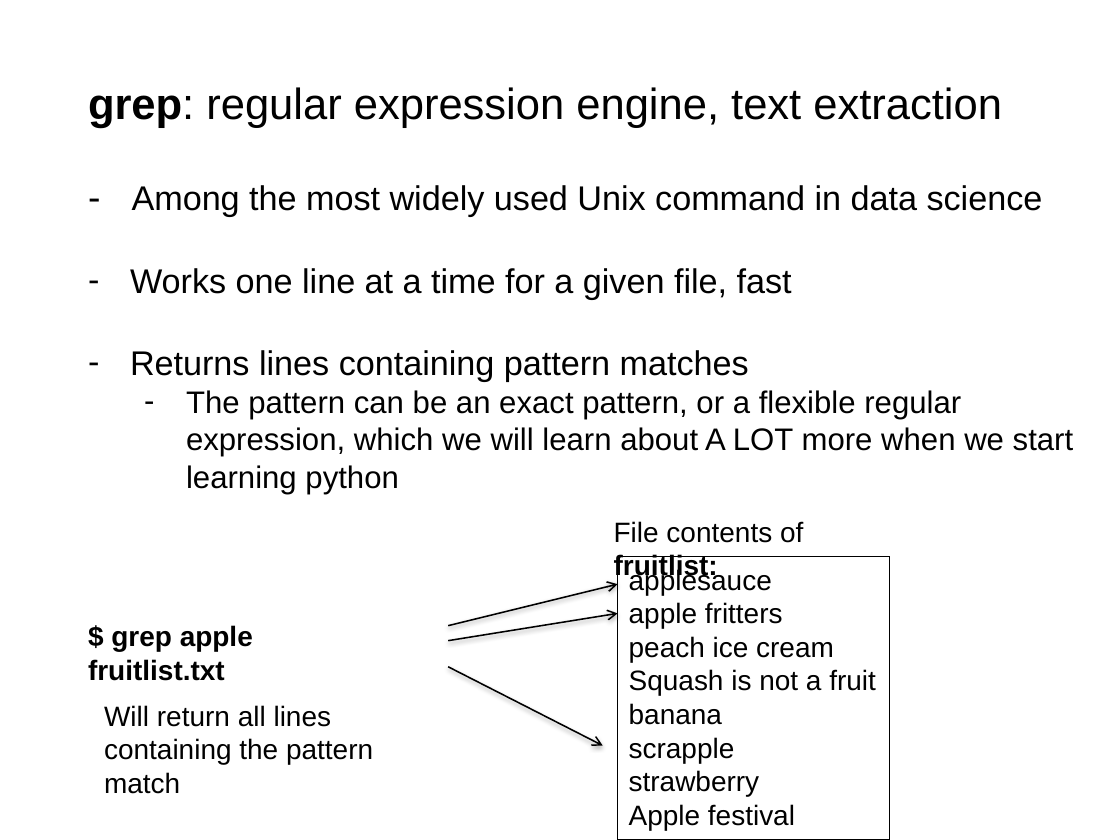
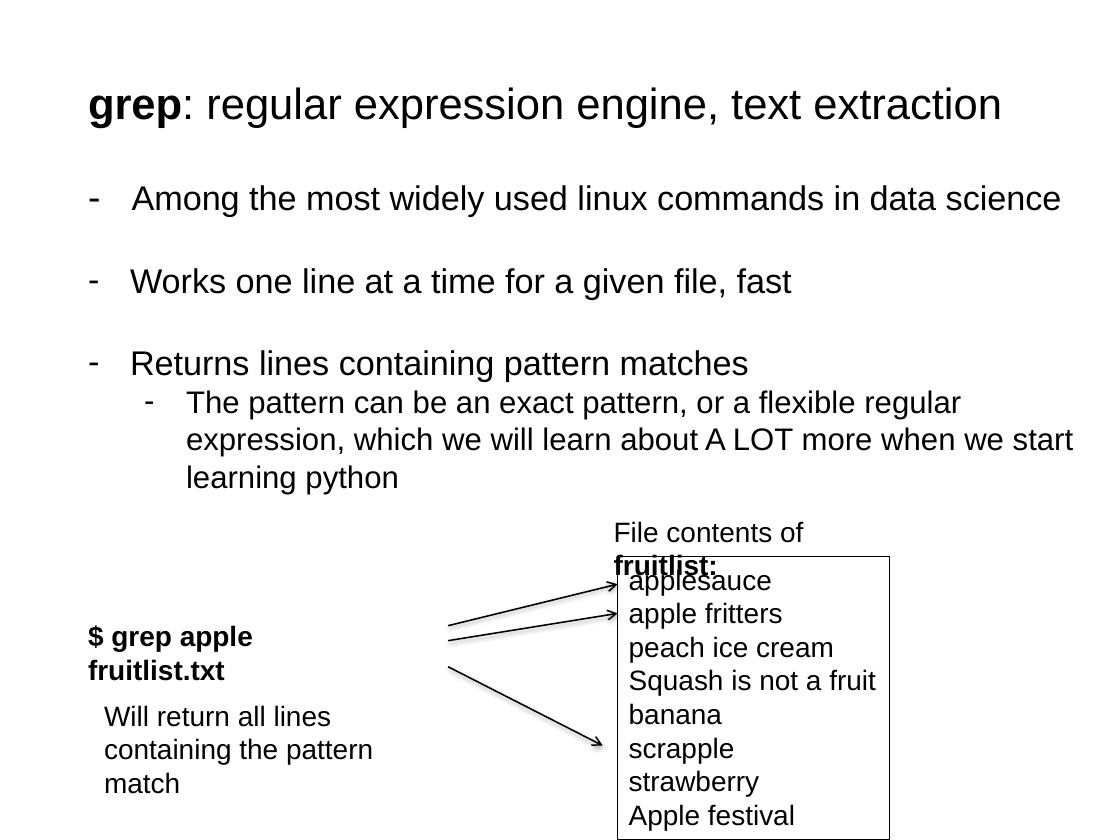
Before and after one commit to tparchman/F26_BIOL792, a slide deck: slide 22 of week2_LinuxII/week2.pptx. Drawn at 1120x840 pixels with LibreOffice and Linux fonts; fonts in the diff are those of the drawing. Boxes give left, top, right and bottom in pixels: in the first picture for what was removed or moved away, otherwise in the second. Text is boxed around its words. In the diff, an @@ line names an element or a change of style, - is before the commit and + after.

```diff
--- a/week2_LinuxII/week2.pptx
+++ b/week2_LinuxII/week2.pptx
@@ text at box(132, 185, 1062, 217): text changed @@
-- Among the most widely used Unix command in data science
+- Among the most widely used linux commands in data science
```
Also in this commit, not shown: 6 other slides changed, 23 other files.
